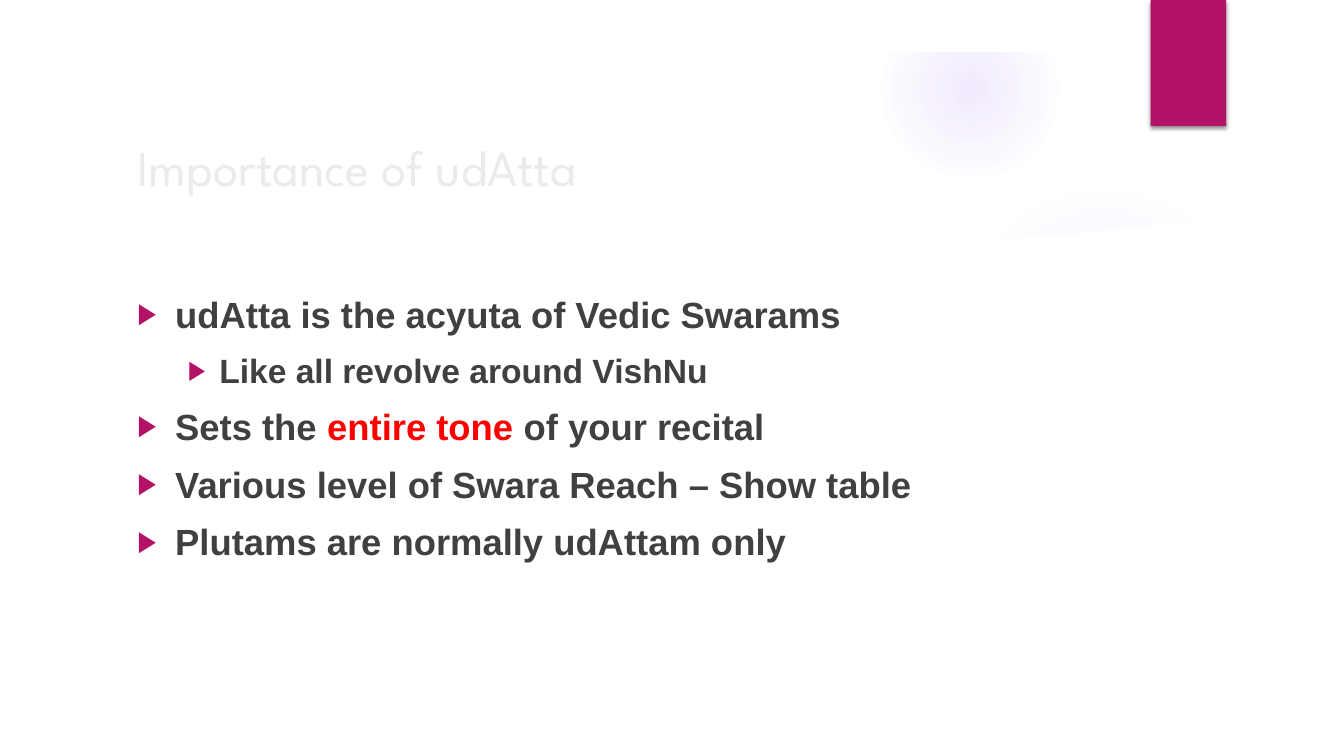
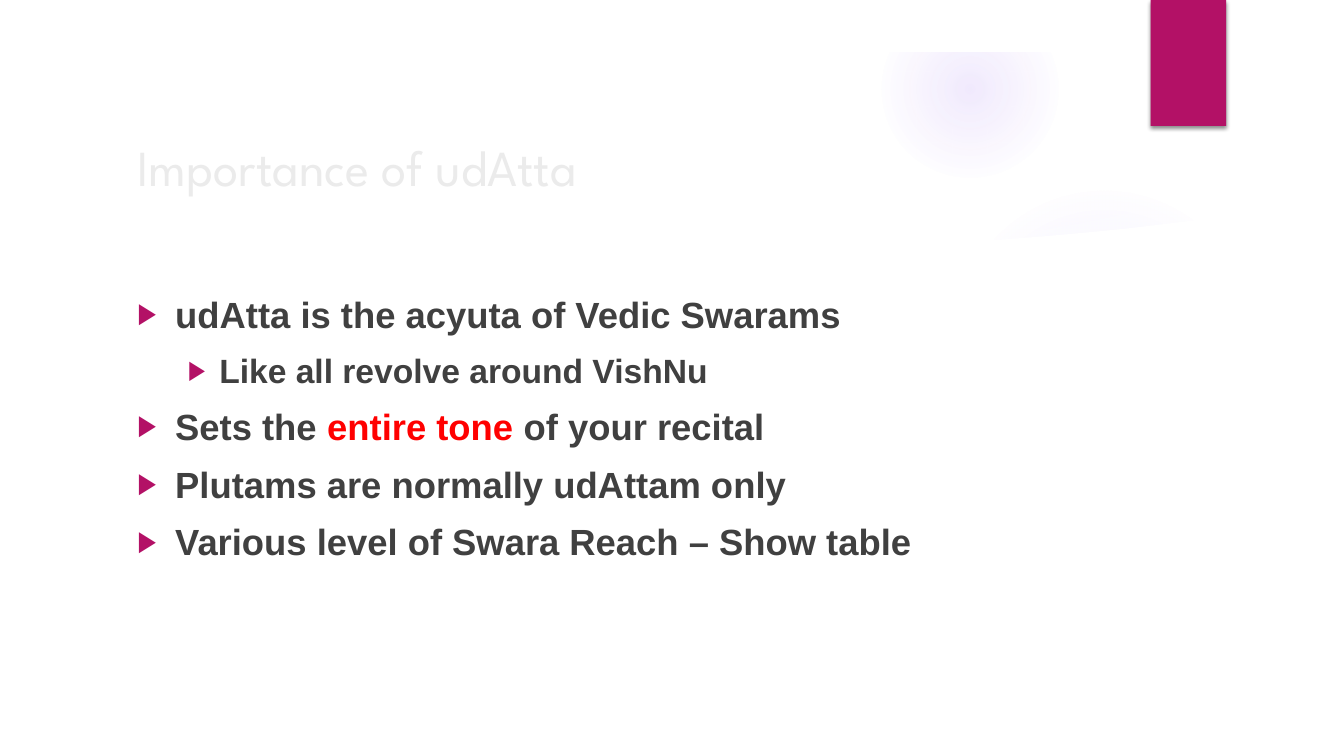
Before and after one commit to KYVeda/texts, a slide deck: slide 13 of Veda Lectures/Swaram Part 3.pptx. Drawn at 1344x756 pixels with LibreOffice and Linux fonts; fonts in the diff are those of the drawing; background and template pictures are left out. Boxes give left, top, right and bottom in pixels: in the first picture for what was removed or moved away, otherwise in the second. Text is boxed around its words. In the diff, an @@ line names an element or a change of style, - is before the commit and + after.

```diff
--- a/Veda Lectures/Swaram Part 3.pptx
+++ b/Veda Lectures/Swaram Part 3.pptx
@@ text at <box>175,471,786,505</box>: paragraph added @@
+▶ Plutams are normally udAttam only
@@ text at <box>175,528,786,563</box>: paragraph removed @@
-▶ Plutams are normally udAttam only
```
Also in this commit, not shown: 1 other slide changed, 4 other files.
